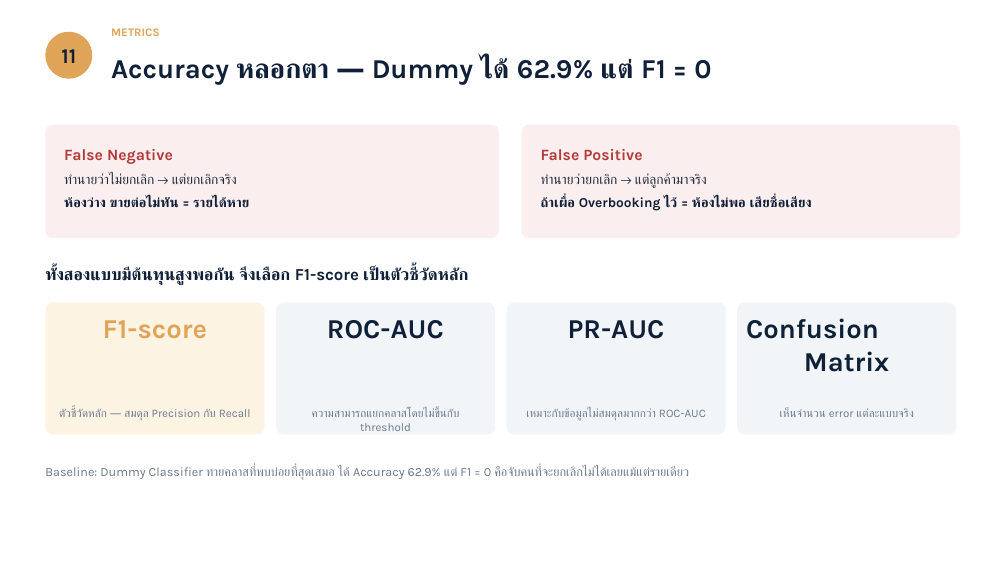
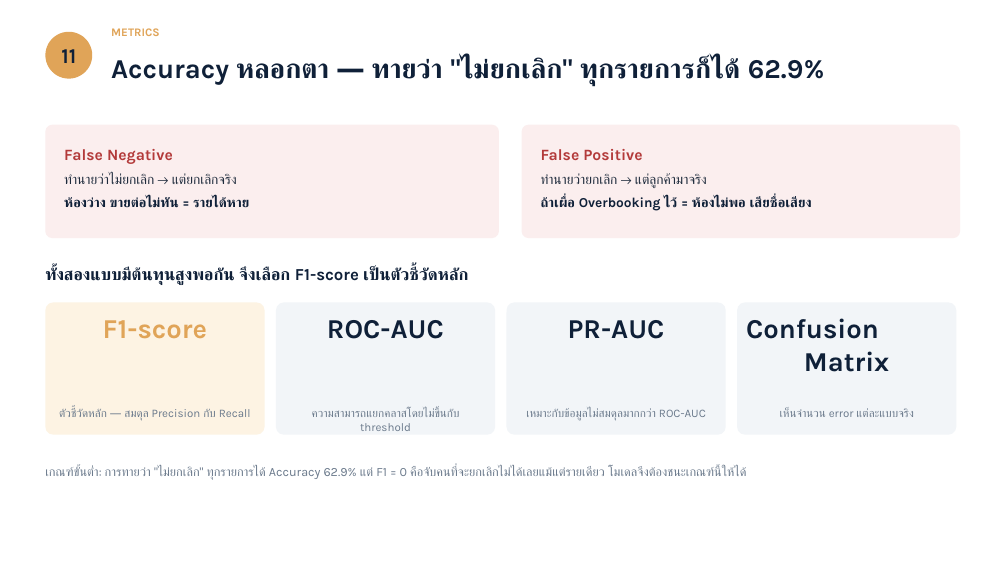
Before and after one commit to Hake2549/ML, a slide deck: slide 11 of slides/Hotel-Booking-Cancellation-Prediction.pptx. Drawn at 1008x567 pixels with LibreOffice and Linux fonts; fonts in the diff are those of the drawing. Boxes give left, top, right and bottom in pixels: in the first picture for what was removed or moved away, otherwise in the second. Text is boxed around its words. In the diff, an @@ line names an element or a change of style, - is before the commit and + after.

```diff
--- a/slides/Hotel-Booking-Cancellation-Prediction.pptx
+++ b/slides/Hotel-Booking-Cancellation-Prediction.pptx
@@ text at [111, 54, 824, 86]: text changed @@
-Accuracy หลอกตา — Dummy ได้ 62.9% แต่ F1 = 0
+Accuracy หลอกตา — ทายว่า "ไม่ยกเลิก" ทุกรายการก็ได้ 62.9%
@@ text at [45, 465, 747, 480]: text changed @@
-Baseline: Dummy Classifier ทายคลาสที่พบบ่อยที่สุดเสมอ ได้ Accuracy 62.9% แต่ F1 = 0 คือจับคนที่จะยกเลิกไม่ได้เลยแม้แต่รายเดียว
+เกณฑ์ขั้นต่ำ: การทายว่า "ไม่ยกเลิก" ทุกรายการได้ Accuracy 62.9% แต่ F1 = 0 คือจับคนที่จะยกเลิกไม่ได้เลยแม้แต่รายเดียว โมเดลจึงต้องชนะเกณฑ์นี้ให้ได้
```
Also in this commit, not shown: 4 other slides changed, 20 other files.
